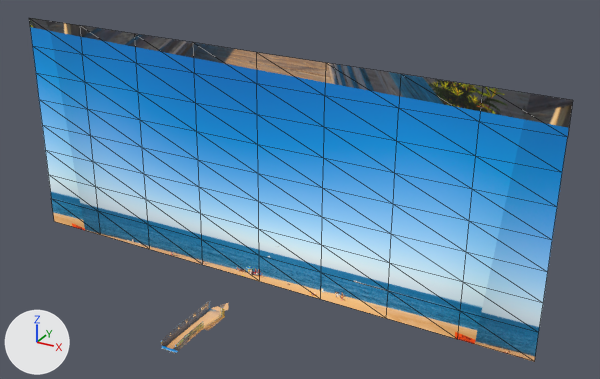
The glTF model assets/gltf/beach1.gltf: old version first, new version second.
The view is the same before and after, from a 50 mm camera at (53.1, -74.0, 56.5) aimed at (7.3, 9.2, 14.9). The axes (+X, +Y, +Z) are drawn at lower left. The lights are the same throughout. Mesh edges are drawn as thin lines on the coarser meshes. Vertices at the same position are counted once.
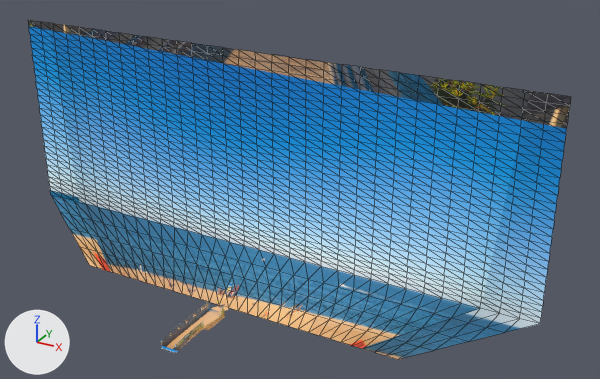
Edits to the bpy script that builds the scene:
```text
Change me_plane_001:
    used by ob_plane_001; location = (-1.26, -8.27, 1.31); rotation_euler = (0.0, 0.00872, 0.0), in degrees (0, 0.5, 0)
    remove me_plane_001.from_pydata(...)  # 81 vertices, 128 faces; spans x -41.2..38.4, y 23.5, z -5.3..28.5
    add me_plane_001.from_pydata(...)  # 1089 vertices, 2048 faces; spans x -41.2..38.4, y 13.7..23.5, z -4.1..28.5
    me_plane_001 part 1: 18 vertices removed from x -41.2..38.4, y 23.5, z -5.3..-1.1; 1026 vertices added at x -41.2..38.4, y 13.7..23.5, z -4.1..28.5
Change ob_plane_001:
    ob_plane_001.rotation_euler: (0.0, 0.00872, 0.0) -> (0.0, 0.0, 0.0)  # degrees (0, 0.5, 0) -> degrees (0, 0, 0)
```

Where the change shows, as pixel boxes [x1, y1, x2, y2] in the pictures (600 x 379 px):
'Plane.001', reshaped, turned
    before: [29, 18, 573, 362]
    after: [28, 20, 571, 359]
part 1 of me_plane_001, built on
    before: [48, 174, 543, 362]
    after: [28, 20, 571, 359]
